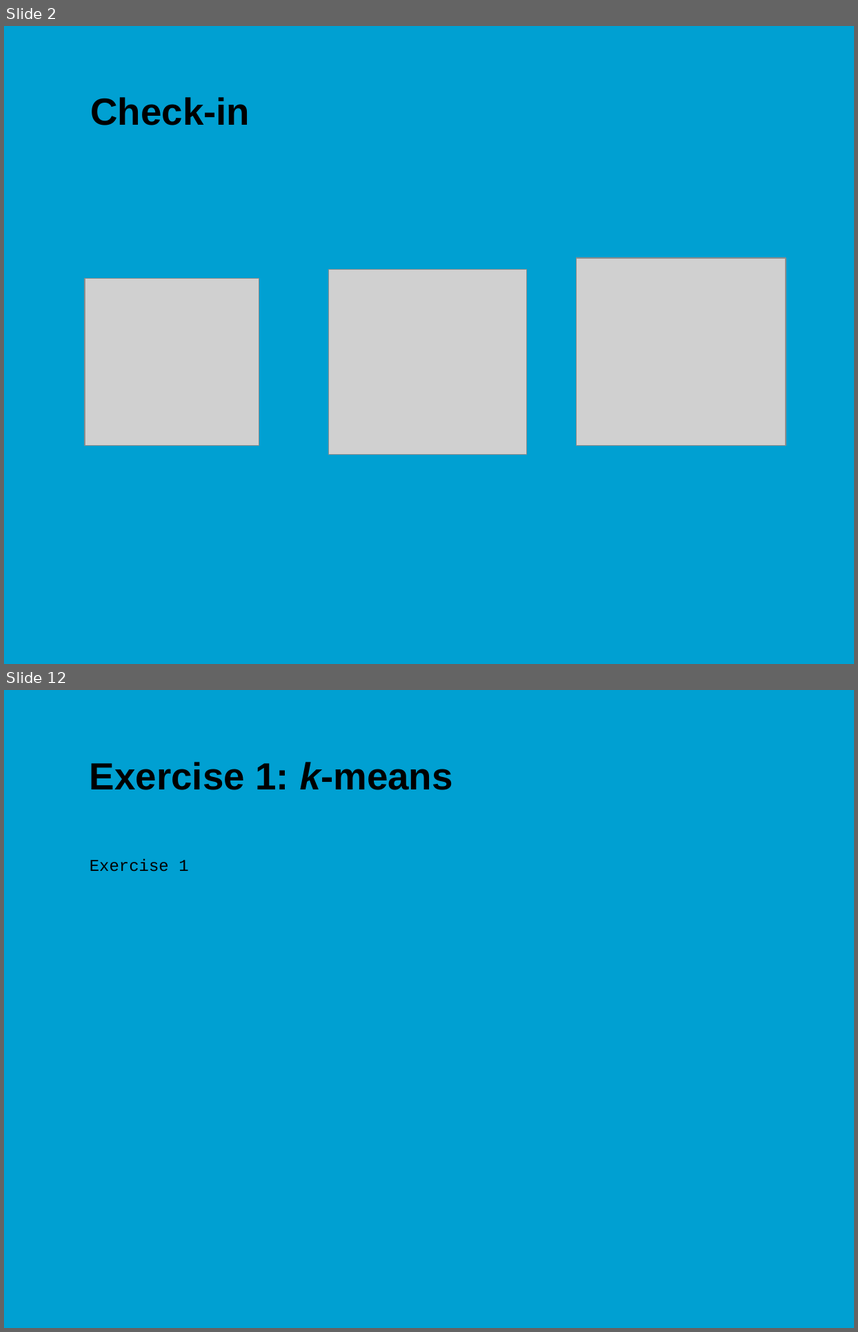
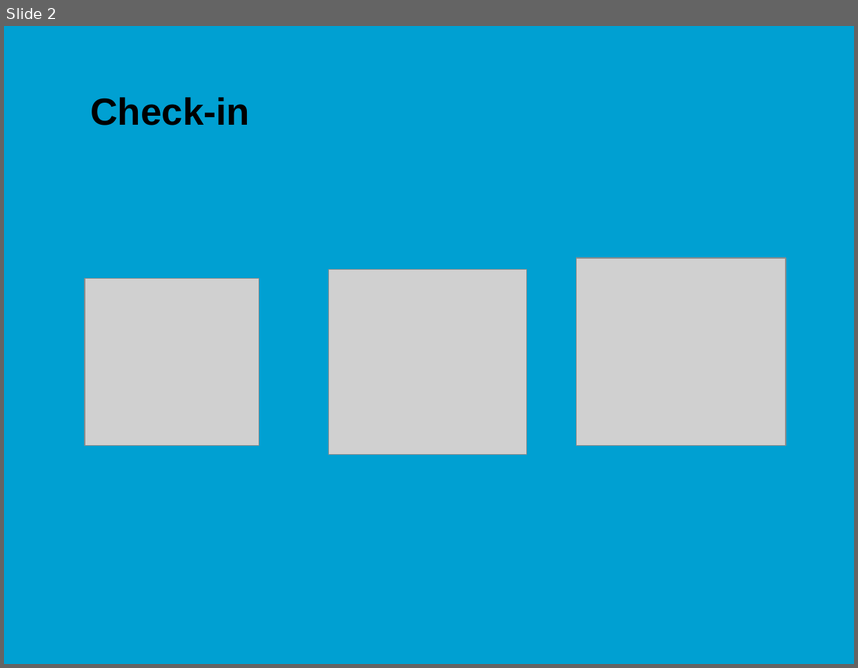
Before and after one commit to jonasmoons/data-driven-learning, a slide deck: slides/ddl-w6l1.pptx. Shown one above the other, each under a label of ours: slides 2 and 12 before the commit, slide 2 after it; the slides between them are not shown. The pictures are 858x1332 and 858x668 pixels, drawn with LibreOffice and Linux fonts; fonts in the diff are those of the drawing; grey boxes stand for pictures; background and template pictures are left out. Boxes give left, top, right and bottom in pixels: in the first picture for what was removed or moved away, otherwise in the second. Text is boxed around its words. In the diff, an @@ line names an element or a change of style, - is before the commit and + after.

```diff
--- a/slides/ddl-w6l1.pptx
+++ b/slides/ddl-w6l1.pptx
@@ slide 12 removed at [4,690,854,1328], background picture (left out) @@
@@ title removed at [90,762,453,790] @@
-Exercise 1: k-means
@@ text removed at [90,858,188,871] @@
-Exercise 1
```
Also in this commit, not shown: 5 slides changed, 22 slides added, 10 other slides removed, 7 other files.
